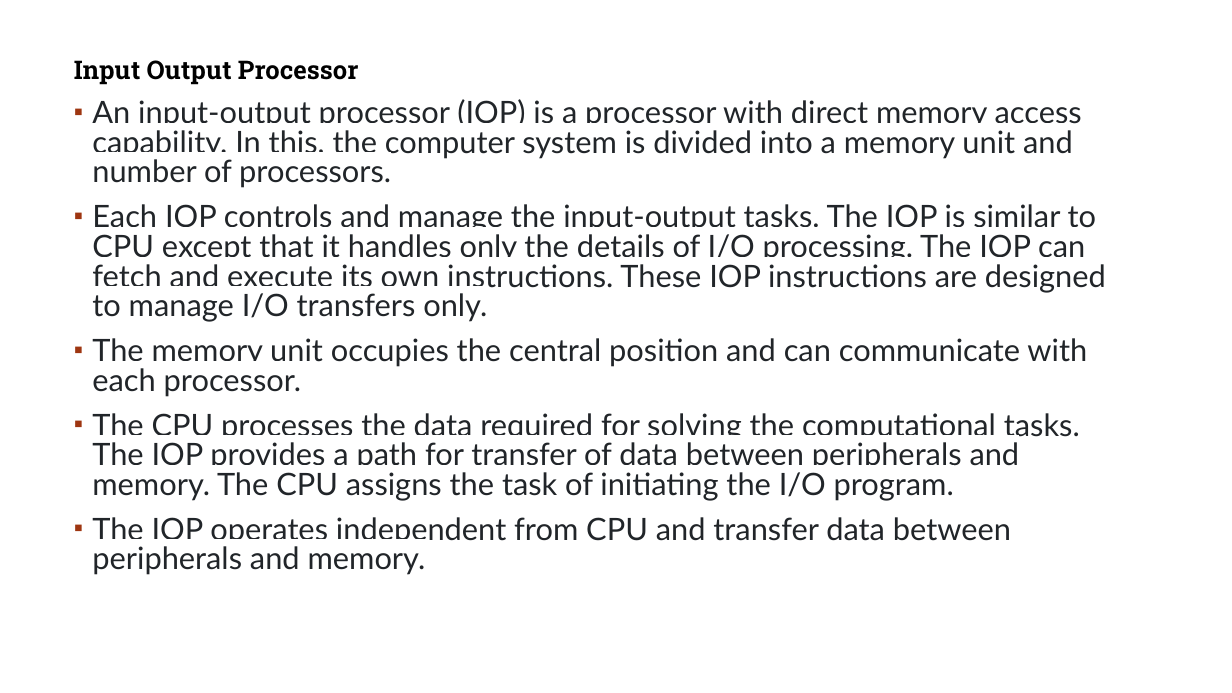
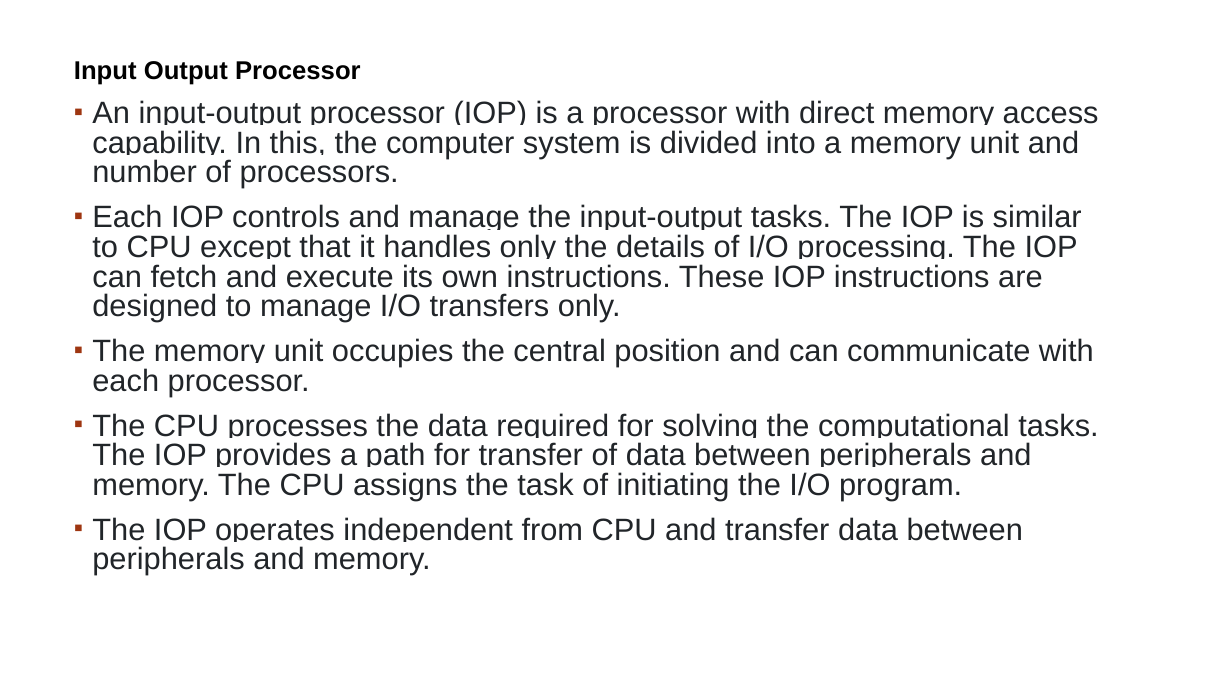
Before and after one commit to ReemasXY/College-Work, a slide deck: slide 36 of BIM_3rd_sem/MicroProcessor/unit 7 input output organisation.pptx. Drawn at 1232x693 pixels with LibreOffice and Linux fonts; fonts in the diff are those of the drawing; background and template pictures are left out. Boxes give left, top, right and bottom in pixels: in the first picture for what was removed or moved away, otherwise in the second. Text is boxed around its words. In the diff, an @@ line names an element or a change of style, - is before the commit and + after.

```diff
--- a/BIM_3rd_sem/MicroProcessor/unit 7 input output organisation.pptx
+++ b/BIM_3rd_sem/MicroProcessor/unit 7 input output organisation.pptx
@@ text "Input Output Processor" at [74,61,1099,575]: font Roboto Slab to Arial in "Input Output Processor"; font Lato to Arial @@
```
Also in this commit, not shown: 5 other slides changed, 21 other files.
